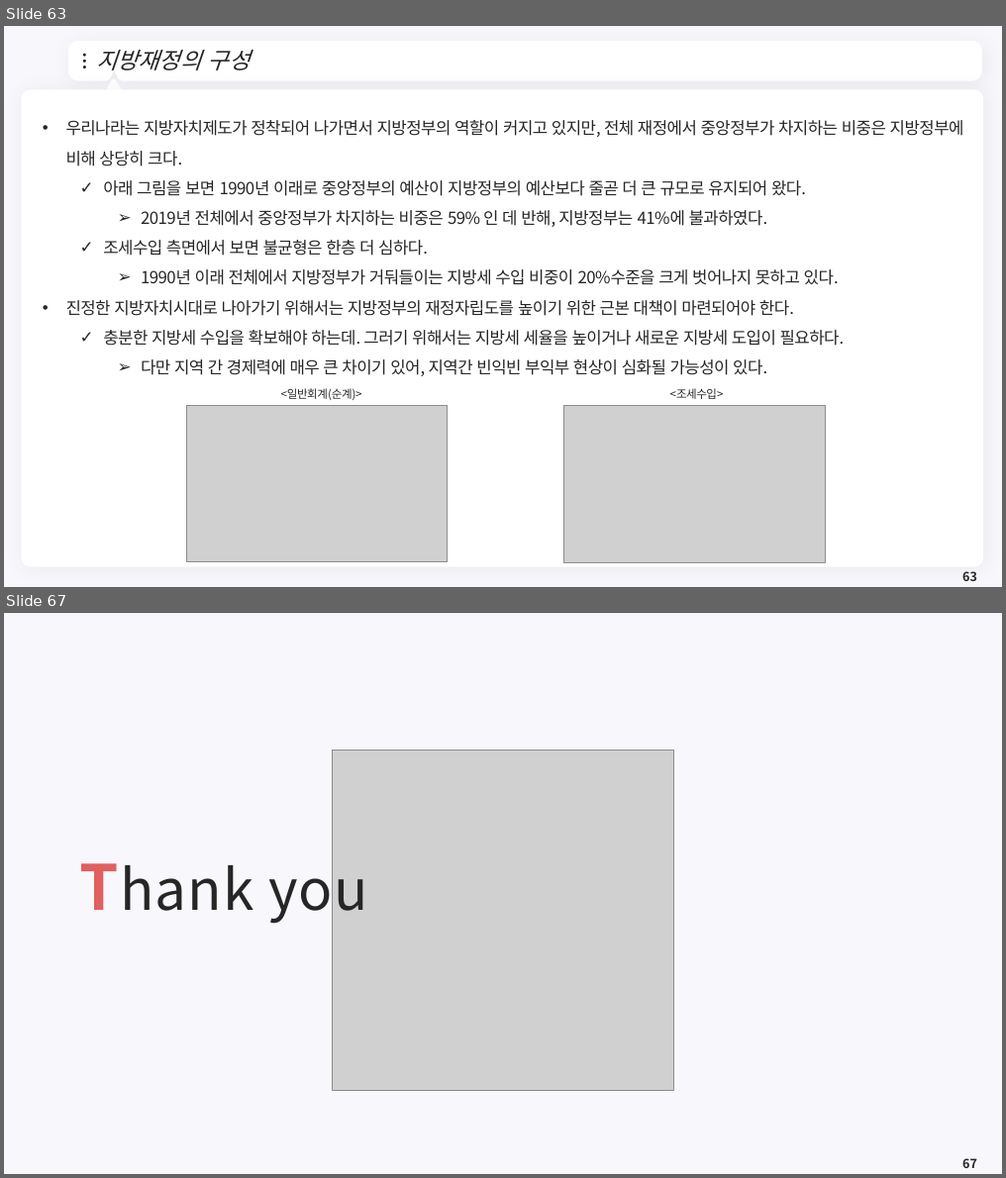
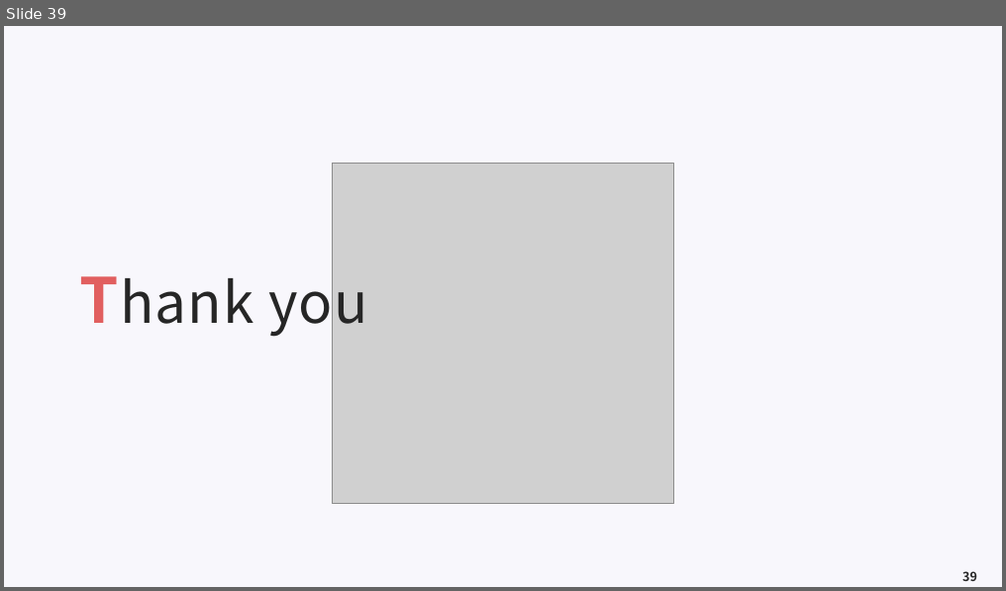
Before and after one commit to meandthey/Teaching, a slide deck: 재정학/01_Lectures/재정학_Chapter_4.pptx. Shown one above the other, each under a label of ours: slides 63 and 67 before the commit, slide 39 after it; the slides between them are not shown. The pictures are 1006x1178 and 1006x591 pixels, drawn with LibreOffice and Linux fonts; fonts in the diff are those of the drawing; grey boxes stand for pictures; background and template pictures are left out. Boxes give left, top, right and bottom in pixels: in the first picture for what was removed or moved away, otherwise in the second. Text is boxed around its words. In the diff, an @@ line names an element or a change of style, - is before the commit and + after.

```diff
--- a/재정학/01_Lectures/재정학_Chapter_4.pptx
+++ b/재정학/01_Lectures/재정학_Chapter_4.pptx
@@ slide 63 removed at (4,26,1002,587), background #F8F7FC @@
@@ freeform shape removed at (72,45,979,77) @@
@@ ellipse removed at (83,54,86,57) @@
@@ title removed at (96,50,250,71) @@
-지방재정의 구성
@@ ellipse removed at (83,60,86,63) @@
@@ ellipse removed at (83,66,86,69) @@
@@ triangle removed at (105,80,122,95) @@
@@ freeform shape removed at (958,56,967,68) @@
@@ rounded rectangle removed at (21,89,984,568) @@
@@ text removed at (66,120,964,376) @@
-• 우리나라는 지방자치제도가 정착되어 나가면서 지방정부의 역할이 커지고 있지만, 전체 재정에서 중앙정부가 차지하는 비중은 지방정부에 비해 상당히 크다.
-  ✓ 아래 그림을 보면 1990년 이래로 중앙정부의 예산이 지방정부의 예산보다 줄곧 더 큰 규모로 유지되어 왔다.
-    ➢ 2019년 전체에서 중앙정부가 차지하는 비중은 59% 인 데 반해, 지방정부는 41%에 불과하였다.
-  ✓ 조세수입 측면에서 보면 불균형은 한층 더 심하다.
-    ➢ 1990년 이래 전체에서 지방정부가 거둬들이는 지방세 수입 비중이 20%수준을 크게 벗어나지 못하고 있다.
-• 진정한 지방자치시대로 나아가기 위해서는 지방정부의 재정자립도를 높이기 위한 근본 대책이 마련되어야 한다.
-  ✓ 충분한 지방세 수입을 확보해야 하는데. 그러기 위해서는 지방세 세율을 높이거나 새로운 지방세 도입이 필요하다.
-    ➢ 다만 지역 간 경제력에 매우 큰 차이기 있어, 지역간 빈익빈 부익부 현상이 심화될 가능성이 있다.
@@ picture removed at (187,405,448,563) @@
@@ text removed at (281,388,362,400) @@
-<일반회계(순계)>
@@ picture removed at (564,405,826,563) @@
@@ text removed at (670,388,724,399) @@
-<조세수입>
@@ page number removed at (962,571,977,581) @@
-63
@@ what was slide 67 is now slide 39 @@
@@ page number at (962,571,977,581): text changed @@
-67
+39
```
Also in this commit, not shown: 3 slides changed, 27 other slides removed, 2 other files.
